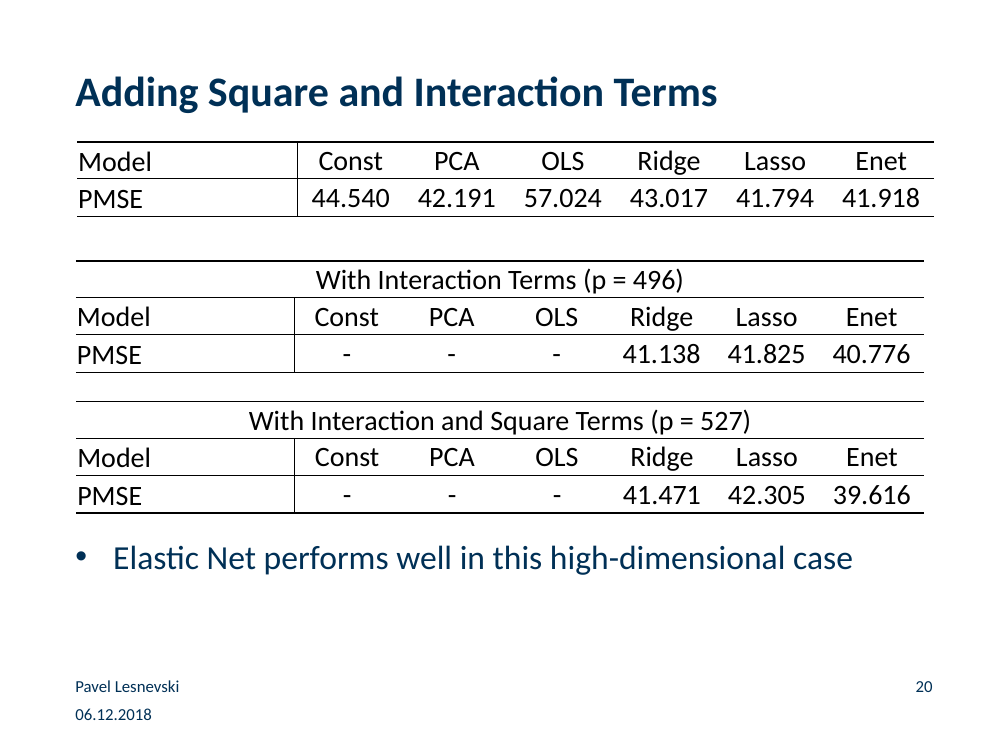
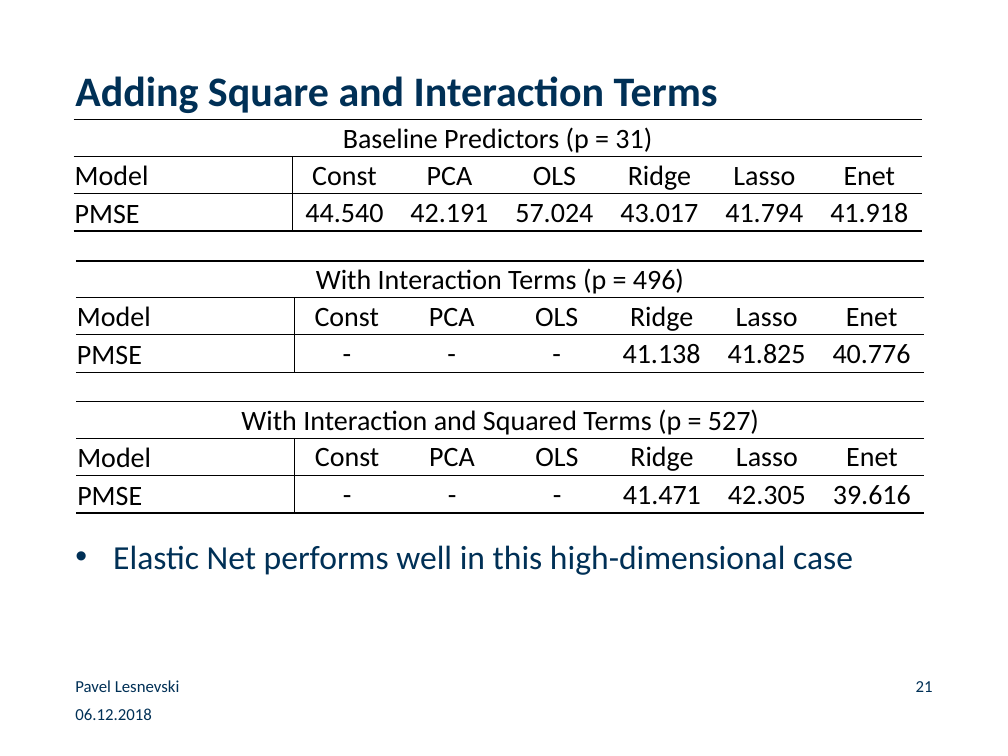
Before and after one commit to paveles/Machine_Learning_and_Equity_Index_Returns, a slide deck: slide 21 of _presentation/MachineLearning_StockMarketReturns.pptx (slide 20 before the commit). Drawn at 1008x756 pixels with LibreOffice and Linux fonts; fonts in the diff are those of the drawing; background and template pictures are left out. Boxes give left, top, right and bottom in pixels: in the first picture for what was removed or moved away, otherwise in the second. Text is boxed around its words. In the diff, an @@ line names an element or a change of style, - is before the commit and + after.

```diff
--- a/_presentation/MachineLearning_StockMarketReturns.pptx
+++ b/_presentation/MachineLearning_StockMarketReturns.pptx
@@ table at bbox=[74, 98, 921, 231] @@
+row 2: Baseline Predictors (p = 31) |  |  |  |  |  | 
@@ table: place and size @@
-table at bbox=[77, 120, 932, 217]
+table at bbox=[74, 98, 921, 231]
@@ table at bbox=[77, 380, 924, 513] @@
-row 2, column 1: With Interaction and Square Terms (p = 527)
+row 2, column 1: With Interaction and Squared Terms (p = 527)
@@ page number at bbox=[916, 681, 933, 692]: text changed @@
-20
+21
```
Also in this commit, not shown: 11 other slides changed, 1 slide added, 3 other files.
